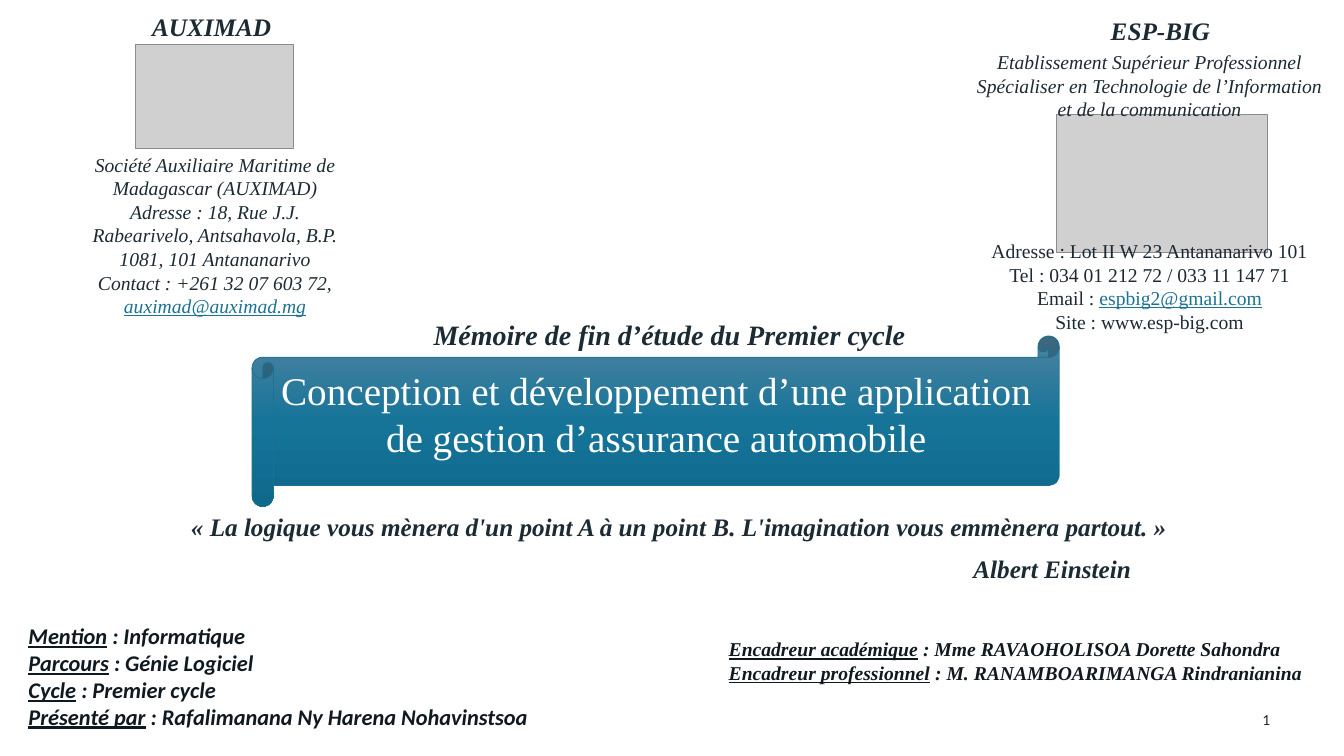
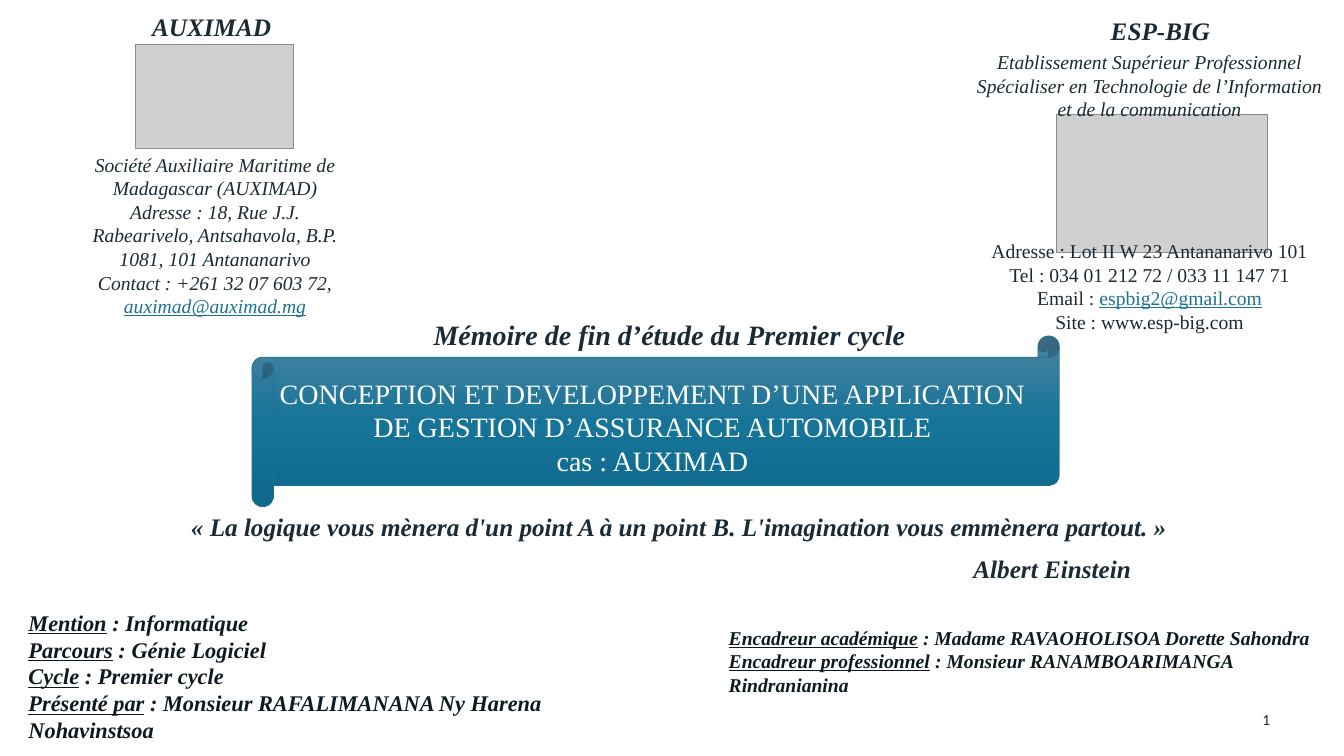
Before and after one commit to LaithSama/AUXIDRIVE, a slide deck: slide 1 of Sources/Conception et developpement d'une application de gestion d'assurance automobile - soutenance.pptx. Drawn at 1344x756 pixels with LibreOffice and Linux fonts; fonts in the diff are those of the drawing; grey boxes stand for pictures. Boxes give left, top, right and bottom in pixels: in the first picture for what was removed or moved away, otherwise in the second. Text is boxed around its words. In the diff, an @@ line names an element or a change of style, - is before the commit and + after.

```diff
--- a/Sources/Conception et developpement d'une application de gestion d'assurance automobile - soutenance.pptx
+++ b/Sources/Conception et developpement d'une application de gestion d'assurance automobile - soutenance.pptx
@@ title at (x1=280, y1=385, x2=1025, y2=472): text changed; size 28 to 20 pt @@
-Conception et développement d’une application de gestion d’assurance automobile
+CONCEPTION ET DEVELOPPEMENT D’UNE APPLICATION DE GESTION D’ASSURANCE AUTOMOBILE
+cas : AUXIMAD
@@ text at (x1=28, y1=615, x2=266, y2=689): font Calibri to Times New Roman in "Mention : Informatique", "Parcours : Génie Logiciel", "Cycle : Premier cycle" @@
@@ text at (x1=729, y1=631, x2=1310, y2=692): text changed @@
-Encadreur académique : Mme RAVAOHOLISOA Dorette Sahondra
-Encadreur professionnel : M. RANAMBOARIMANGA Rindranianina
+Encadreur académique : Madame RAVAOHOLISOA Dorette Sahondra
+Encadreur professionnel : Monsieur RANAMBOARIMANGA Rindranianina
@@ text at (x1=28, y1=695, x2=542, y2=739): text changed; font Calibri to Times New Roman @@
-Présenté par : Rafalimanana Ny Harena Nohavinstsoa
+Présenté par : Monsieur RAFALIMANANA Ny Harena Nohavinstsoa
```
Also in this commit, not shown: 16 other files.
